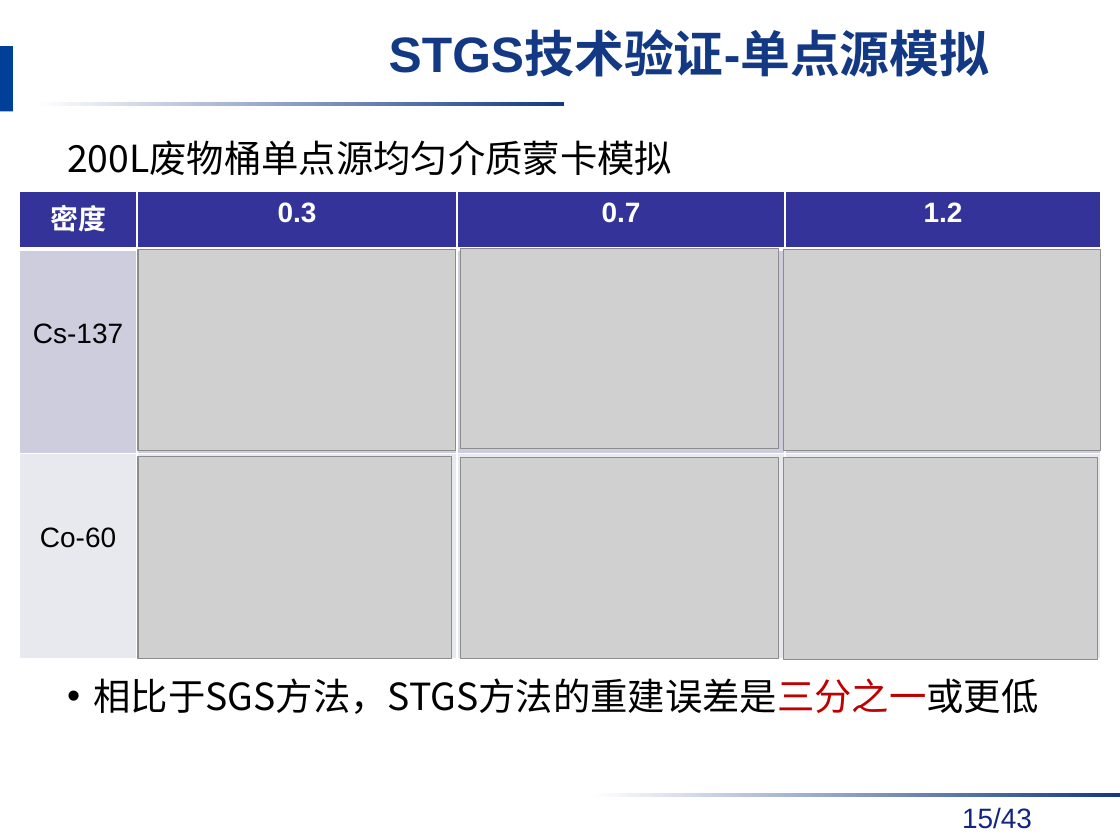
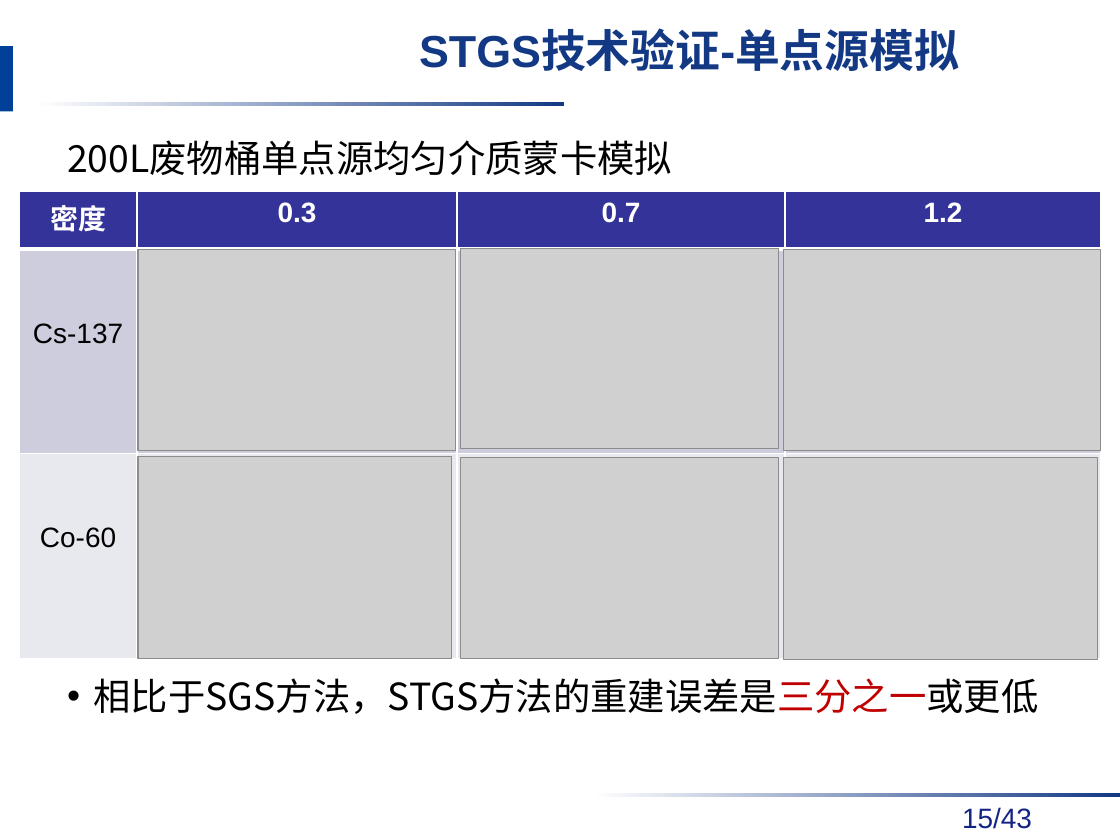
Before and after one commit to danxibao/NDAPapers, a slide deck: slide 15 of 答辩/毕业答辩报告v2-饶开源.pptx. Drawn at 1120x840 pixels with LibreOffice and Linux fonts; fonts in the diff are those of the drawing; grey boxes stand for pictures; background and template pictures are left out. Boxes give left, top, right and bottom in pixels: in the first picture for what was removed or moved away, otherwise in the second. Text is boxed around its words. In the diff, an @@ line names an element or a change of style, - is before the commit and + after.

```diff
--- a/答辩/毕业答辩报告v2-饶开源.pptx
+++ b/答辩/毕业答辩报告v2-饶开源.pptx
@@ title "STGS技术验证-单点源模拟" at [419, 32, 959, 71]: size 32 to 28.8 pt @@
```
Also in this commit, not shown: 2 other slides changed, 5 other files.
